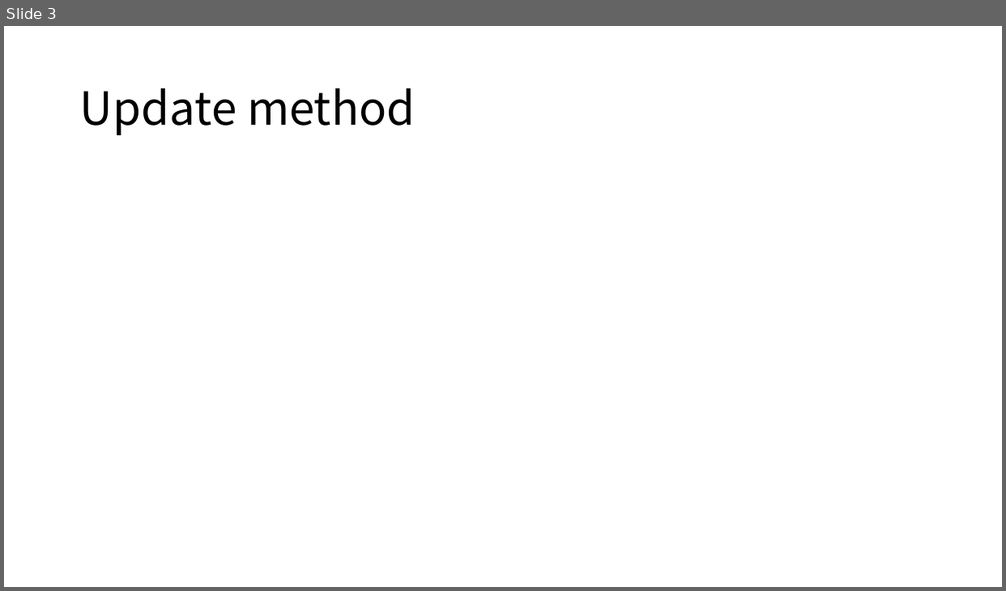
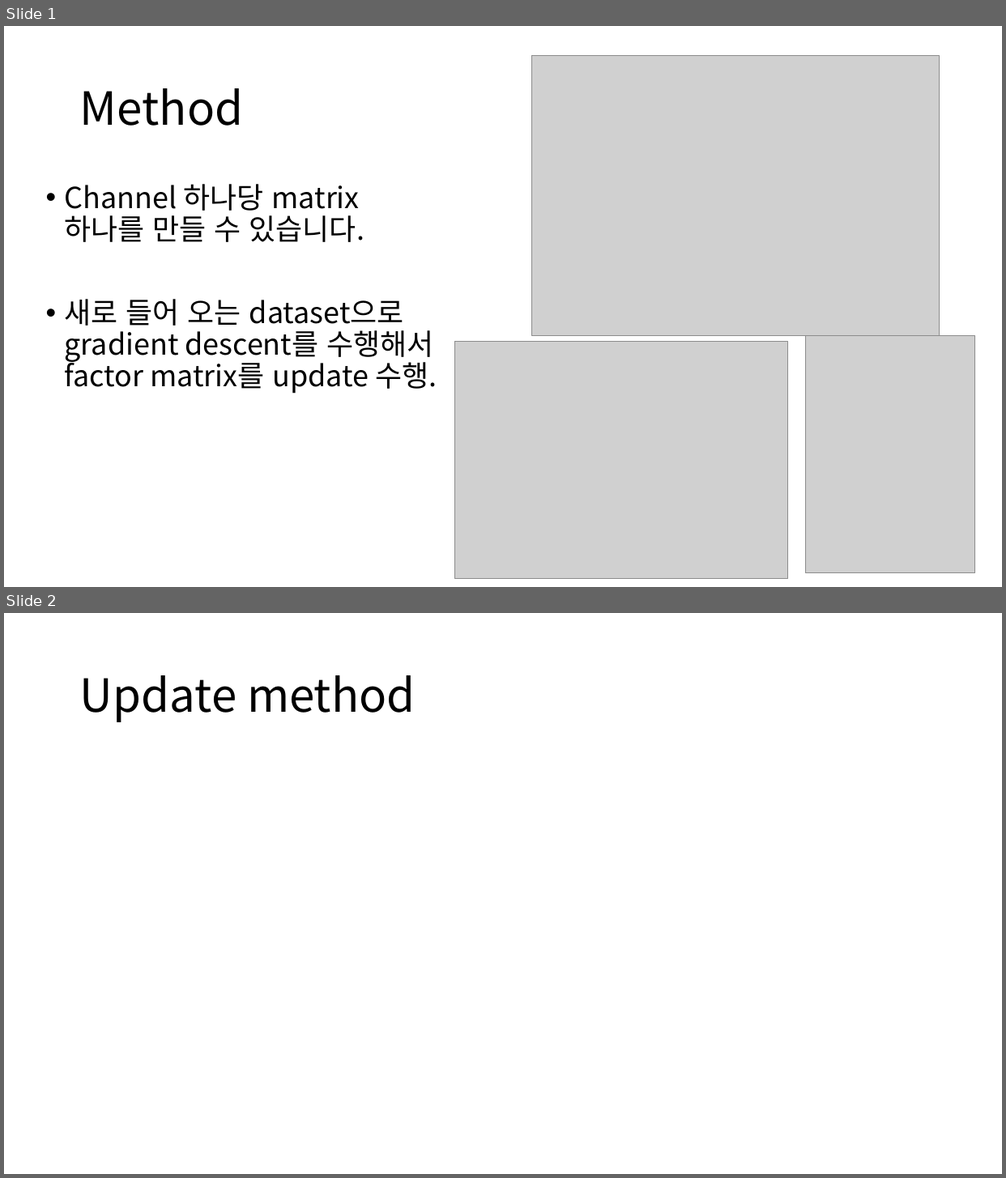
Before and after one commit to kbrother/19-fire-alarm, a slide deck: model.pptx. Shown one above the other, each under a label of ours: slide 3 before the commit, slides 1 and 2 after it. The pictures are 1006x591 and 1006x1178 pixels, drawn with LibreOffice and Linux fonts; fonts in the diff are those of the drawing; grey boxes stand for pictures. Boxes give left, top, right and bottom in pixels: in the first picture for what was removed or moved away, otherwise in the second. Text is boxed around its words. In the diff, an @@ line names an element or a change of style, - is before the commit and + after.

```diff
--- a/model.pptx
+++ b/model.pptx
@@ slide 1 added at <box>4,26,1002,587</box>, background #FFFFFF @@
@@ picture added at <box>532,56,939,336</box> @@
@@ title added at <box>80,88,243,126</box>, 44 pt, text #000000 @@
+Method
@@ text added at <box>65,184,437,394</box>, 28 pt, text #000000 @@
+• Channel 하나당 matrix 하나를 만들 수 있습니다.
+• 새로 들어 오는 dataset으로 gradient descent를 수행해서 factor matrix를 update 수행.
@@ picture added at <box>806,336,976,574</box> @@
@@ picture added at <box>454,342,788,579</box> @@
@@ what was slide 3 is now slide 2 @@
```
Also in this commit, not shown: 2 slides removed, 8 other files.
